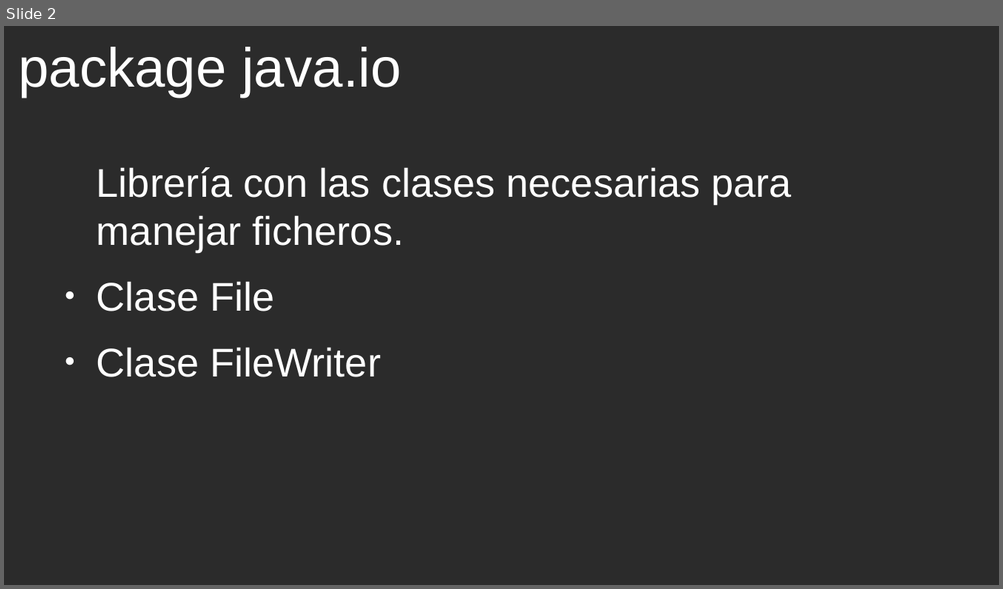
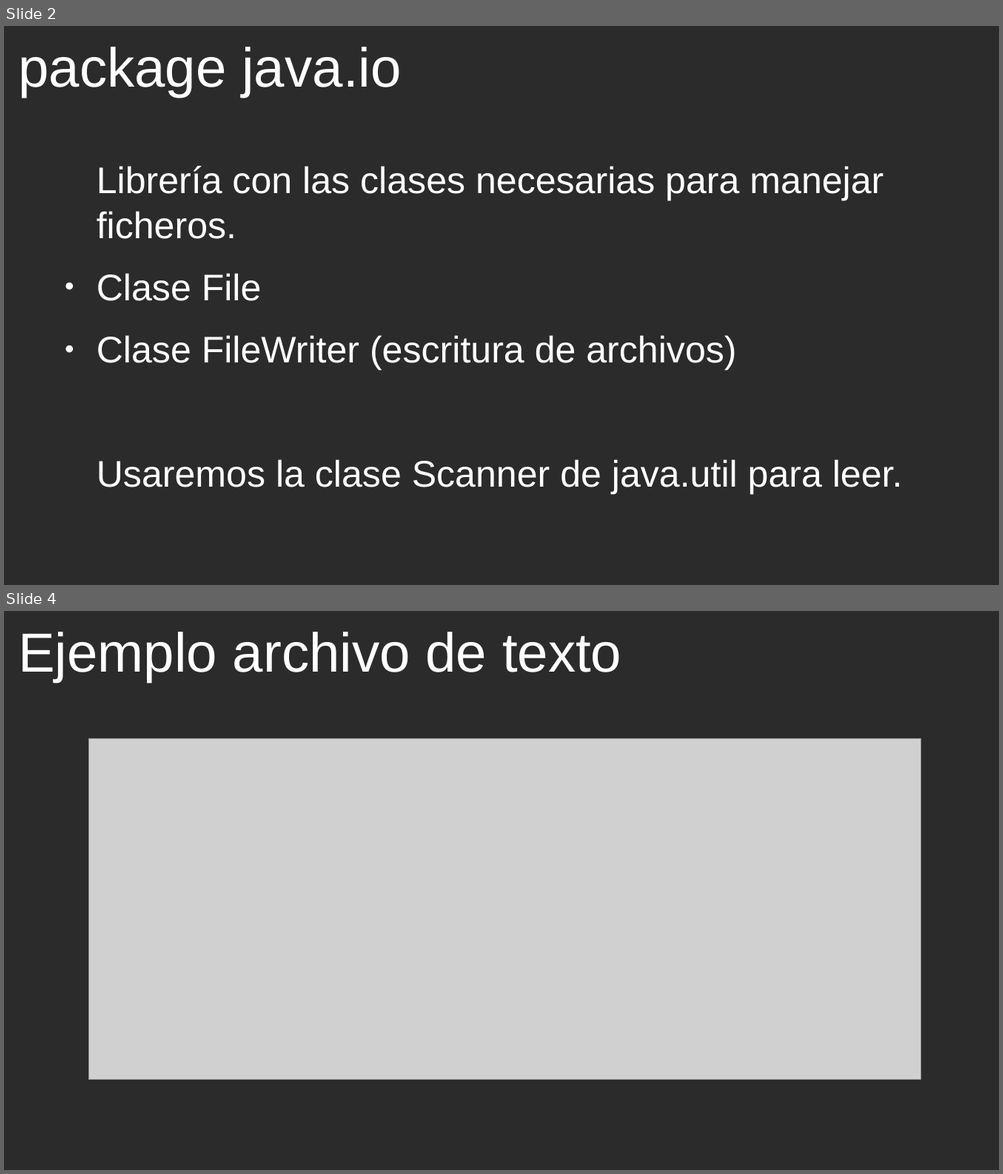
Before and after one commit to cmorenoruiz/ApuntesProgramacion, a slide deck: Unidad 11 Ficheros/Clase FileWriter Presentación para clase.odp. Shown one above the other, each under a label of ours: slide 2 before the commit, slides 2 and 4 after it; the slides between them are not shown. The pictures are 1003x589 and 1003x1174 pixels, drawn with LibreOffice and Linux fonts; fonts in the diff are those of the drawing; grey boxes stand for pictures; background and template pictures are left out; a plain dark background stands for a picture behind light text. Boxes give left, top, right and bottom in pixels: in the first picture for what was removed or moved away, otherwise in the second. Text is boxed around its words. In the diff, an @@ line names an element or a change of style, - is before the commit and + after.

Commit message:
Presentación con las diapositivas sobre métodos write y close

```diff
--- a/Unidad 11 Ficheros/Clase FileWriter Presentación para clase.odp
+++ b/Unidad 11 Ficheros/Clase FileWriter Presentación para clase.odp
@@ slide 4 added at [4, 611, 999, 1170], background picture (left out) @@
@@ title added at [18, 632, 621, 682], 44 pt, text #FFFFFF @@
+Ejemplo archivo de texto
@@ picture added at [89, 739, 921, 1080] @@
@@ slide 2 changed as well @@
@@ text at [96, 166, 883, 301]: size 32 to 29.6 pt in "Librería con las clases necesarias para manejar ...", "Clase File" @@
@@ text at [96, 335, 902, 494]: text changed; size 32 to 29.6 pt @@
-● Clase FileWriter
+● Clase FileWriter (escritura de archivos)
+Usaremos la clase Scanner de java.util para leer.
```
Also in this commit, not shown: 3 other slides changed, 7 other slides added, 2 slides removed.
